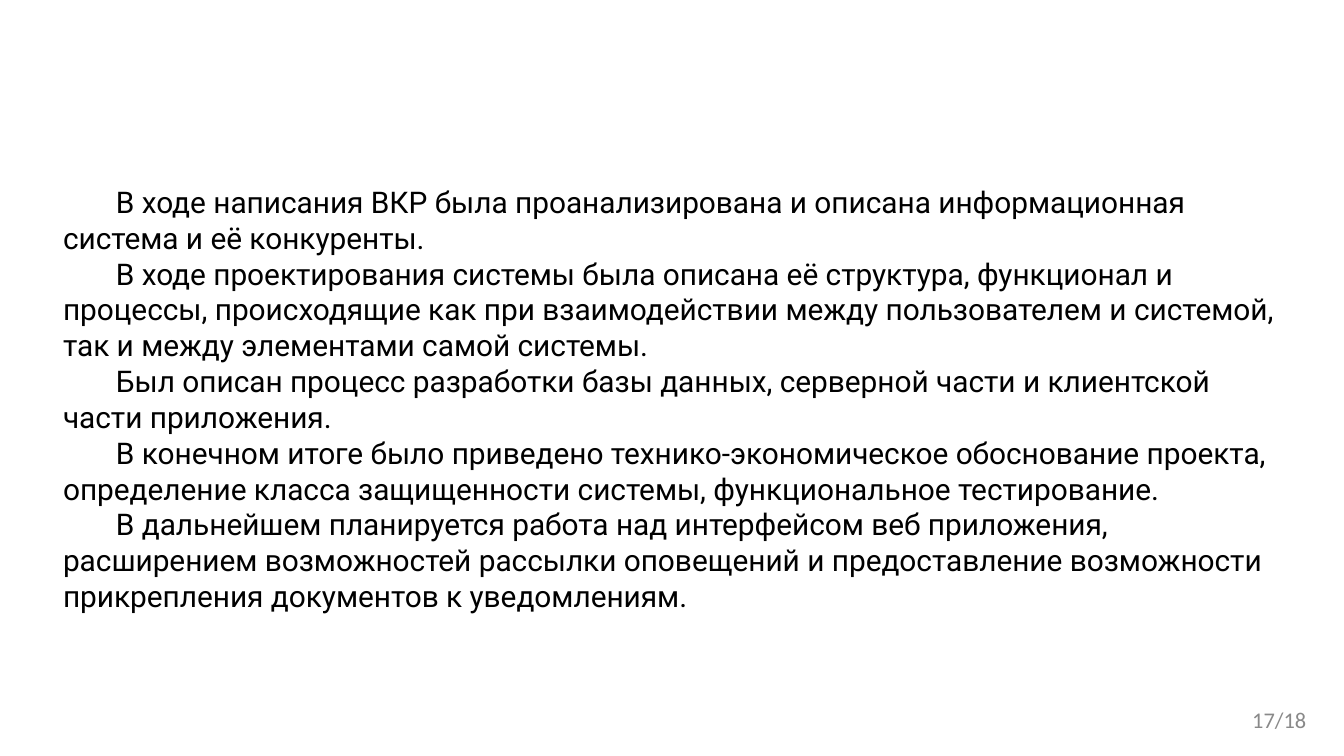
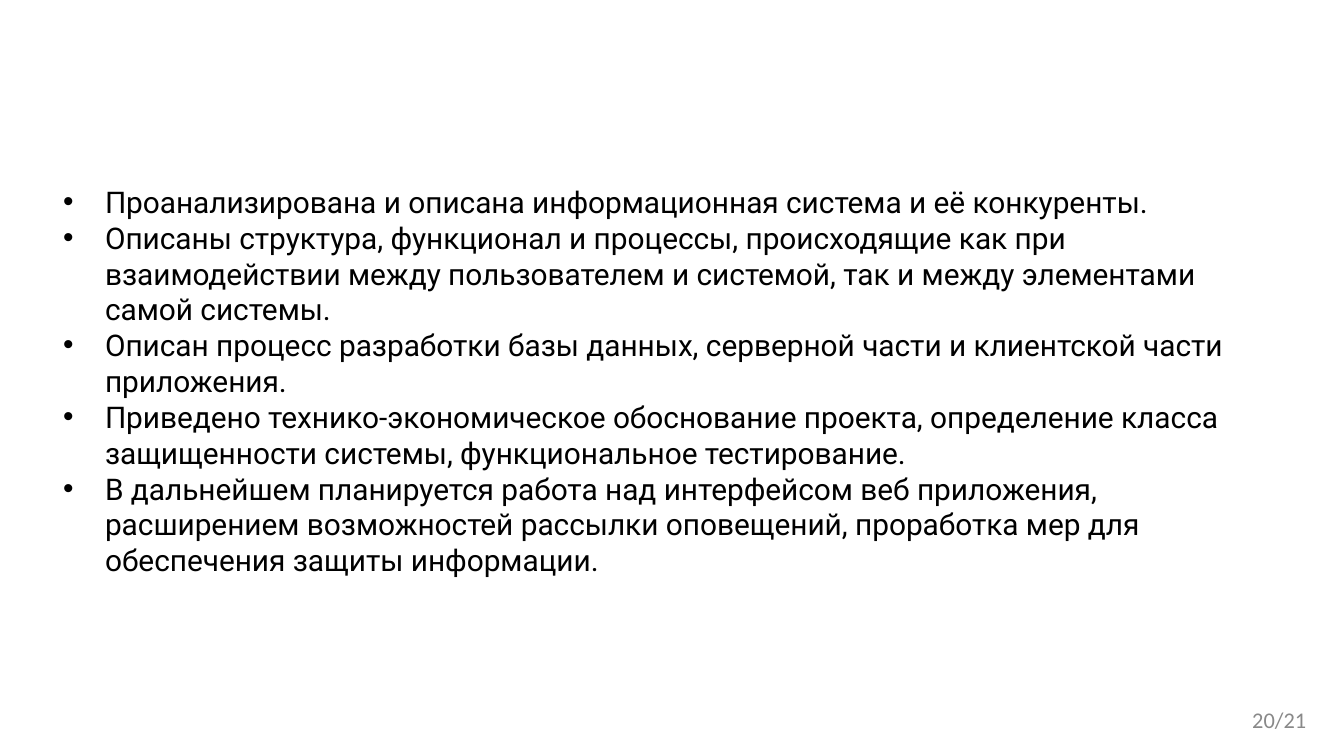
Before and after one commit to VladMexon/DiplomaProject, a slide deck: slide 20 of РИС-20-2б-Мехоношин-ВА-ПП.pptx (slide 17 before the commit). Drawn at 1344x756 pixels with LibreOffice and Linux fonts; fonts in the diff are those of the drawing; background and template pictures are left out. Boxes give left, top, right and bottom in pixels: in the first picture for what was removed or moved away, otherwise in the second. Text is boxed around its words. In the diff, an @@ line names an element or a change of style, - is before the commit and + after.

```diff
--- a/РИС-20-2б-Мехоношин-ВА-ПП.pptx
+++ b/РИС-20-2б-Мехоношин-ВА-ПП.pptx
@@ text at (105, 190, 1222, 577): text changed @@
-В ходе написания ВКР была проанализирована и описана информационная система и её конкуренты.
-В ходе проектирования системы была описана её структура, функционал и процессы, происходящие как при взаимодействии между пользователем и системой, так и между элементами самой системы.
-Был описан процесс разработки базы данных, серверной части и клиентской части приложения.
-В конечном итоге было приведено технико-экономическое обоснование проекта, определение класса защищенности системы, функциональное тестирование.
-В дальнейшем планируется работа над интерфейсом веб приложения, расширением возможностей рассылки оповещений и предоставление возможности прикрепления документов к уведомлениям.
+• Проанализирована и описана информационная система и её конкуренты.
+• Описаны структура, функционал и процессы, происходящие как при взаимодействии между пользователем и системой, так и между элементами самой системы.
+• Описан процесс разработки базы данных, серверной части и клиентской части приложения.
+• Приведено технико-экономическое обоснование проекта, определение класса защищенности системы, функциональное тестирование.
+• В дальнейшем планируется работа над интерфейсом веб приложения, расширением возможностей рассылки оповещений, проработка мер для обеспечения защиты информации.
@@ page number at (1252, 712, 1306, 729): text changed @@
-17/18
+20/21
```
Also in this commit, not shown: 13 other slides changed, 5 slides added, 10 other files.
